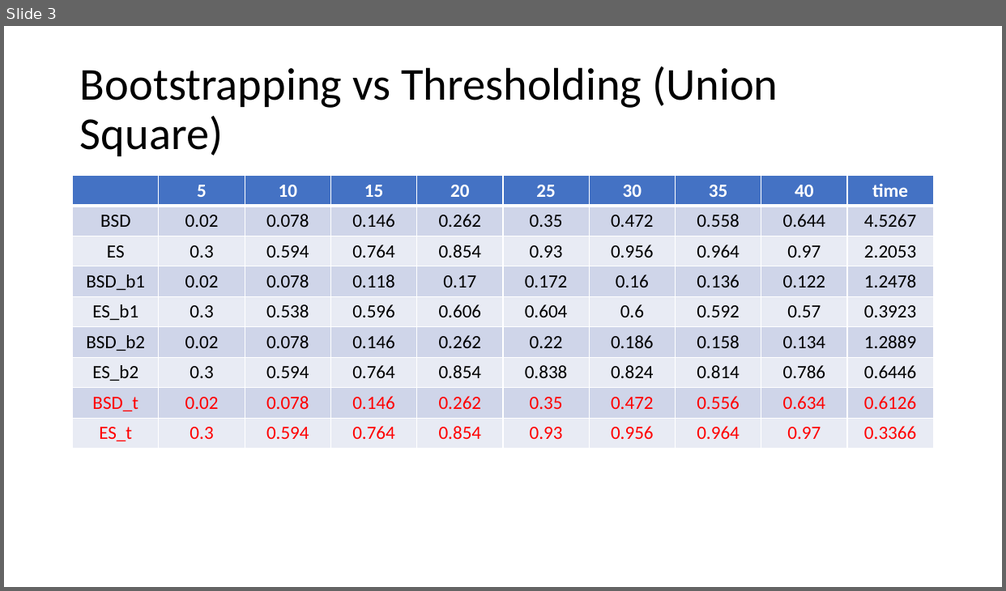
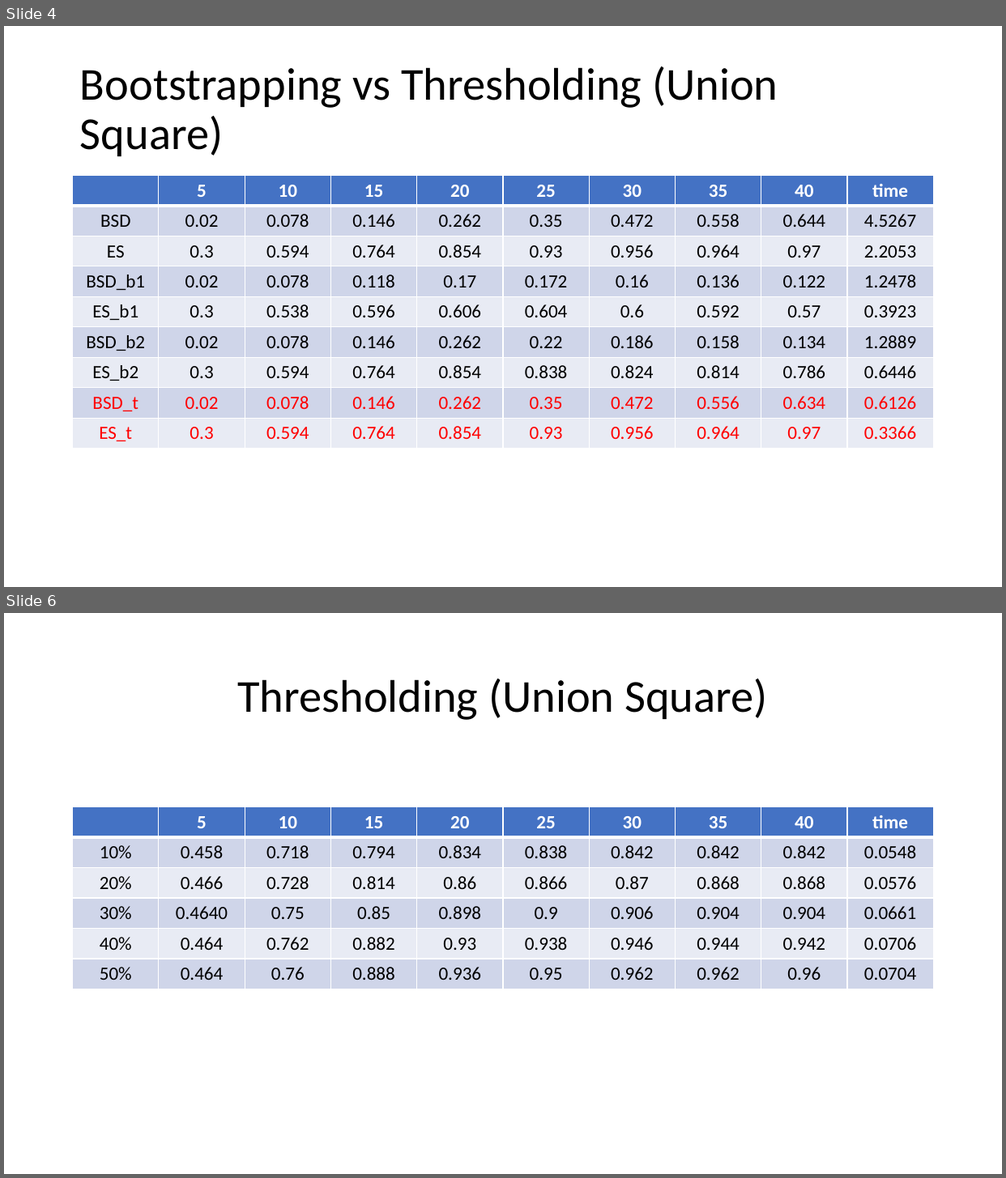
Before and after one commit to 0b3d/route-finder, a slide deck: Speedup_localisation.pptx. Shown one above the other, each under a label of ours: slide 3 before the commit, slides 4 and 6 after it; the slides between them are not shown. The pictures are 1006x591 and 1006x1178 pixels, drawn with LibreOffice and Linux fonts; fonts in the diff are those of the drawing. Boxes give left, top, right and bottom in pixels: in the first picture for what was removed or moved away, otherwise in the second. Text is boxed around its words. In the diff, an @@ line names an element or a change of style, - is before the commit and + after.

```diff
--- a/Speedup_localisation.pptx
+++ b/Speedup_localisation.pptx
@@ slide 6 added at [4, 613, 1002, 1174], background #FFFFFF @@
@@ title added at [237, 679, 767, 720], 44 pt, text #000000 @@
+Thresholding (Union Square)
@@ table added at [73, 807, 934, 989], 6 rows, 10 columns @@
+ | 5 | 10 | 15 | 20 | 25 | 30 | 35 | 40 | time
+10% | 0.458 | 0.718 | 0.794 | 0.834 | 0.838 | 0.842 | 0.842 | 0.842 | 0.0548
+20% | 0.466 | 0.728 | 0.814 | 0.86 | 0.866 | 0.87 | 0.868 | 0.868 | 0.0576
+30% | 0.4640 | 0.75 | 0.85 | 0.898 | 0.9 | 0.906 | 0.904 | 0.904 | 0.0661
+40% | 0.464 | 0.762 | 0.882 | 0.93 | 0.938 | 0.946 | 0.944 | 0.942 | 0.0706
+50% | 0.464 | 0.76 | 0.888 | 0.936 | 0.95 | 0.962 | 0.962 | 0.96 | 0.0704
@@ what was slide 3 is now slide 4 @@
```
Also in this commit, not shown: 1 slide changed, 3 other slides added, 1 slide removed.
